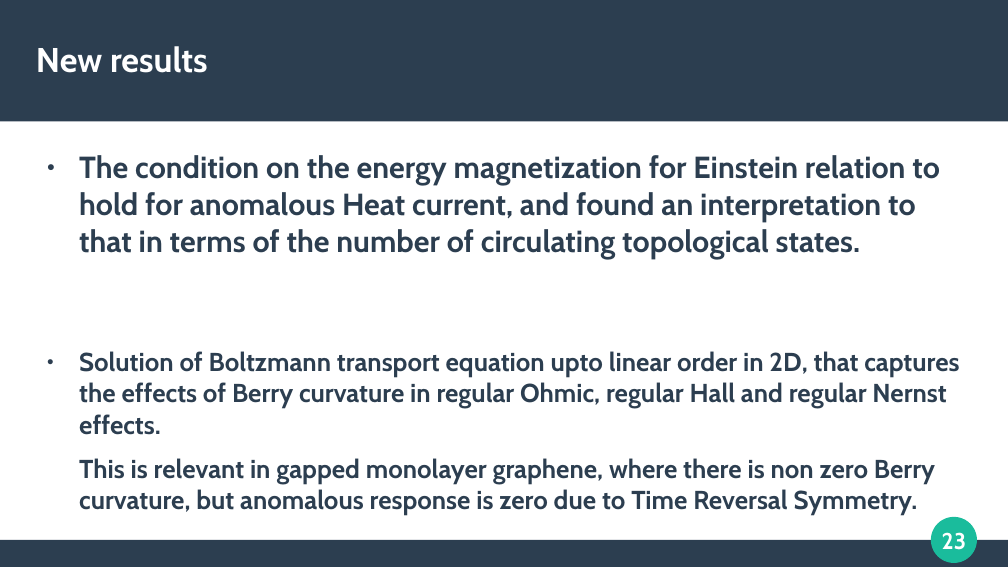
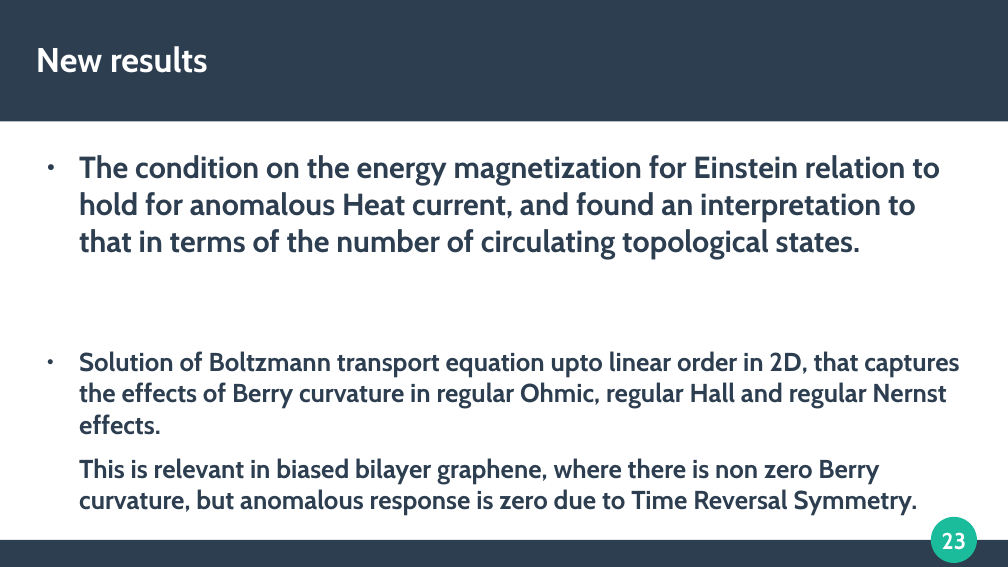
Before and after one commit to apandada1/bachelors-thesis, a slide deck: slide 23 of presentation/final presentation.odp. Drawn at 1008x567 pixels with LibreOffice and Linux fonts; fonts in the diff are those of the drawing. Boxes give left, top, right and bottom in pixels: in the first picture for what was removed or moved away, otherwise in the second. Text is boxed around its words. In the diff, an @@ line names an element or a change of style, - is before the commit and + after.

```diff
--- a/presentation/final presentation.odp
+++ b/presentation/final presentation.odp
@@ text at [79, 458, 918, 515]: text changed @@
-This is relevant in gapped monolayer graphene, where there is non zero Berry curvature, but anomalous response is zero due to Time Reversal Symmetry.
+This is relevant in biased bilayer graphene, where there is non zero Berry curvature, but anomalous response is zero due to Time Reversal Symmetry.
```
Also in this commit, not shown: 20 other slides changed.
